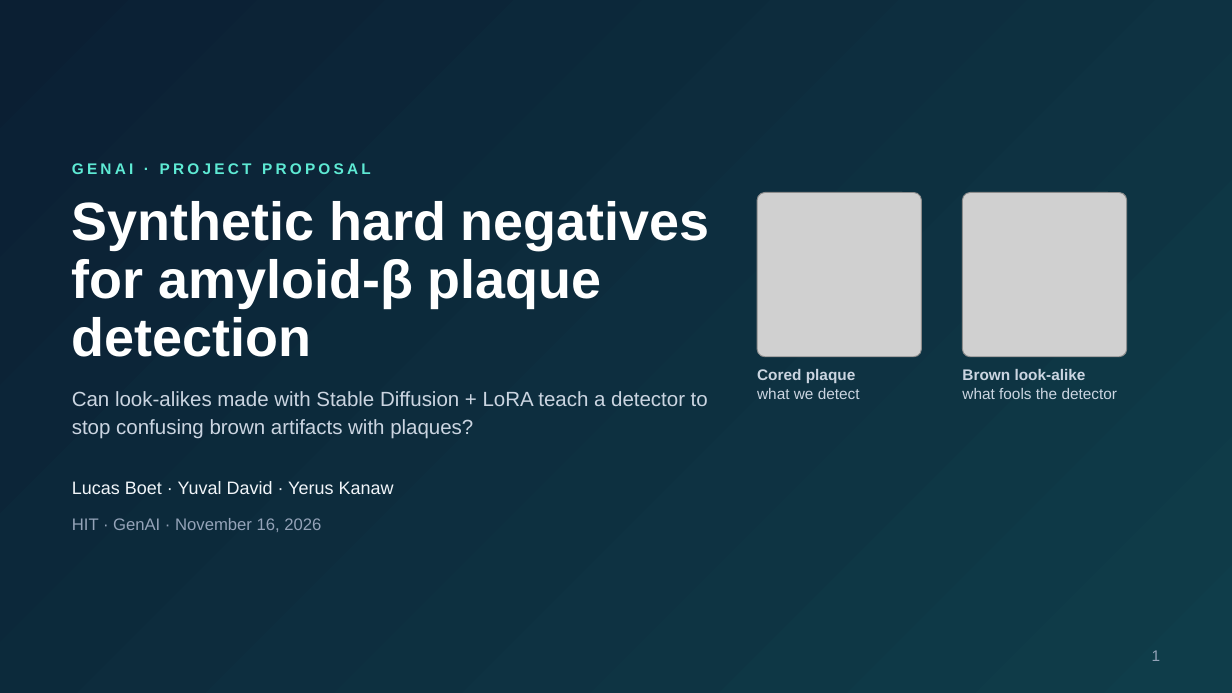
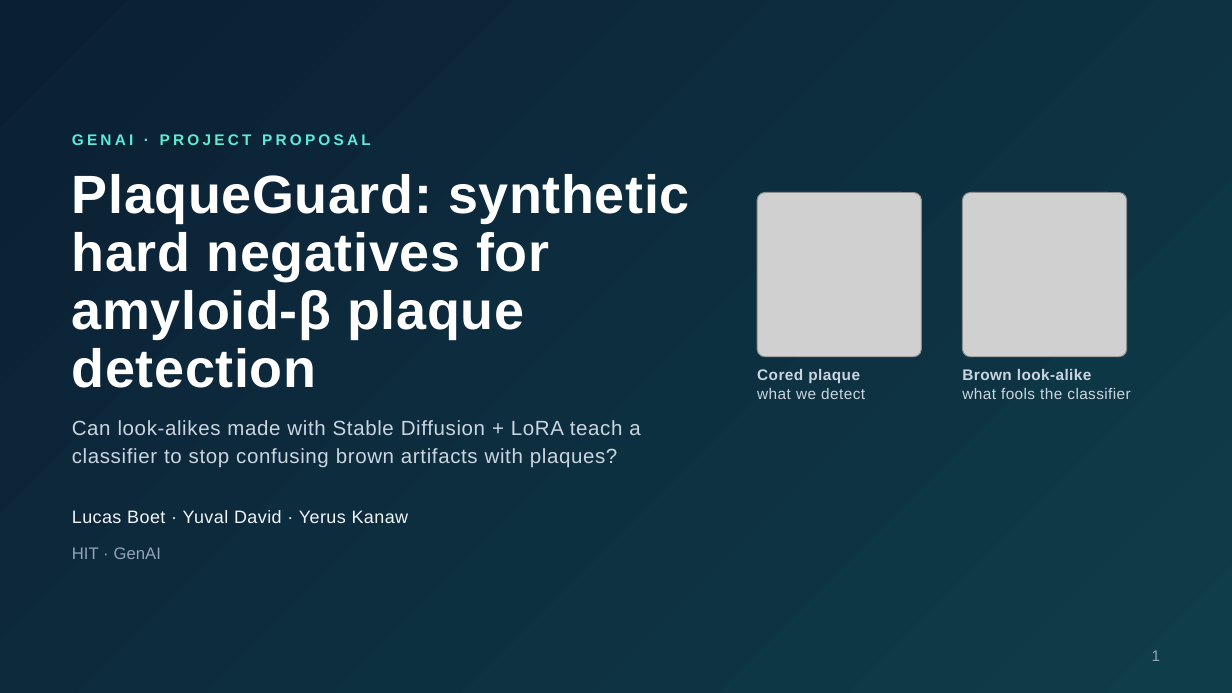
Before and after one commit to lucasboet/PlaqueGuard, a slide deck: slide 1 of GenAI_proposal_slides.pptx. Drawn at 1232x693 pixels with LibreOffice and Linux fonts; fonts in the diff are those of the drawing; grey boxes stand for pictures; background and template pictures are left out. Boxes give left, top, right and bottom in pixels: in the first picture for what was removed or moved away, otherwise in the second. Text is boxed around its words. In the diff, an @@ line names an element or a change of style, - is before the commit and + after.

Commit message:
Update slides: rename to PlaqueGuard and update framing

```diff
--- a/GenAI_proposal_slides.pptx
+++ b/GenAI_proposal_slides.pptx
@@ text "GENAI · PROJECT PROPOSAL": place and size @@
-text "GENAI · PROJECT PROPOSAL" at [72,163,371,174]
+text "GENAI · PROJECT PROPOSAL" at [72,134,371,145]
@@ title at [72,174,689,388]: text changed @@
-Synthetic hard negatives for amyloid-β plaque detection
+PlaqueGuard: synthetic hard negatives for amyloid-β plaque detection
@@ text "Cored plaque" at [757,369,865,399]: letter spacing 0 to 0.3 pt @@
@@ text at [962,388,1130,399]: text changed @@
-what fools the detector
+what fools the classifier
@@ text at [962,369,1091,380]: letter spacing 0 to 0.3 pt in "Brown look-alike" @@
@@ text at [72,420,640,468]: text changed @@
-Can look-alikes made with Stable Diffusion + LoRA teach a detector to stop confusing brown artifacts with plaques?
+Can look-alikes made with Stable Diffusion + LoRA teach a classifier to stop confusing brown artifacts with plaques?
@@ text "Lucas Boet · Yuval David ..." at [72,510,409,523]: letter spacing 0 to 0.3 pt @@
@@ text "Lucas Boet · Yuval David ...": place and size @@
-text "Lucas Boet · Yuval David ..." at [72,481,394,494]
+text "Lucas Boet · Yuval David ..." at [72,510,409,523]
@@ text at [72,547,161,559]: text changed @@
-HIT · GenAI · November 16, 2026
+HIT · GenAI
```
Also in this commit, not shown: 7 other slides changed, 1 other file.
